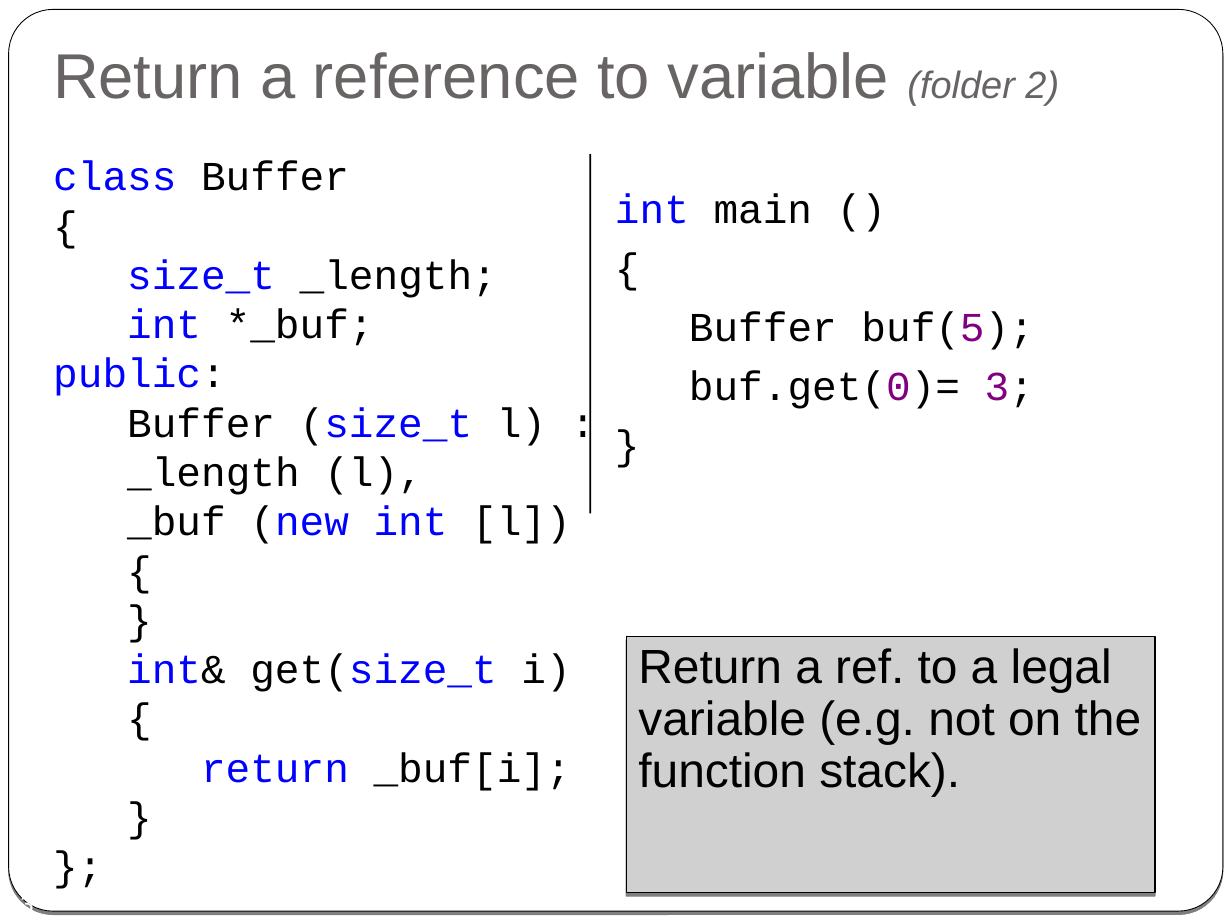
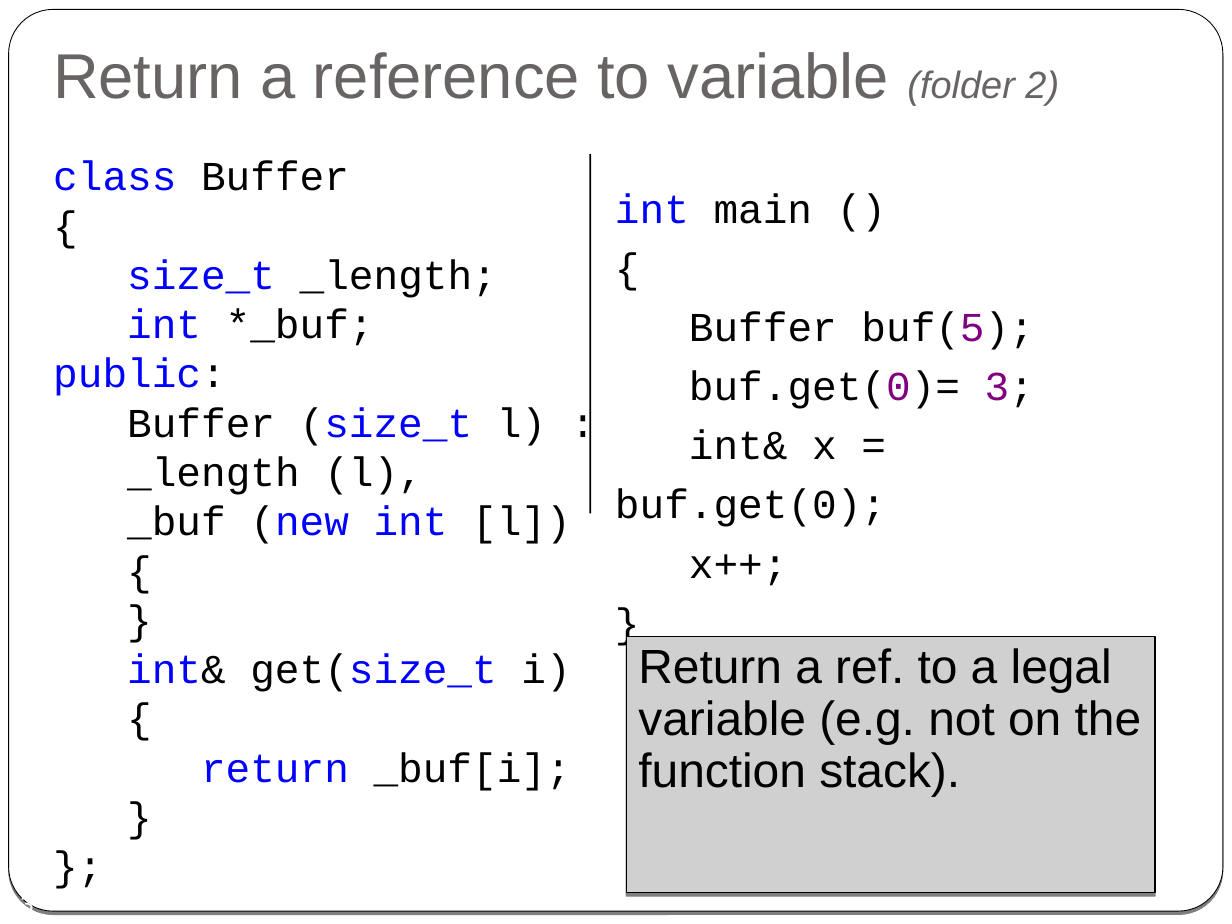
Before and after one commit to cpp-at-ariel/cpp-5779, a slide deck: slide 13 of 03-reference-const/slides-2-reference.odp. Drawn at 1232x924 pixels with LibreOffice and Linux fonts; fonts in the diff are those of the drawing; grey boxes stand for pictures. Boxes give left, top, right and bottom in pixels: in the first picture for what was removed or moved away, otherwise in the second. Text is boxed around its words. In the diff, an @@ line names an element or a change of style, - is before the commit and + after.

```diff
--- a/03-reference-const/slides-2-reference.odp
+++ b/03-reference-const/slides-2-reference.odp
@@ text at [615,193,1034,586]: text changed @@
-int main ()
-{
-Buffer buf(5);
-buf.get(0)= 3;
-}
+int main ()
+{
+Buffer buf(5);
+buf.get(0)= 3;
+int& x = buf.get(0);
+x++;
+}
```
Also in this commit, not shown: 3 other slides changed, 1 slide added, 9 slides removed, 13 other files.
